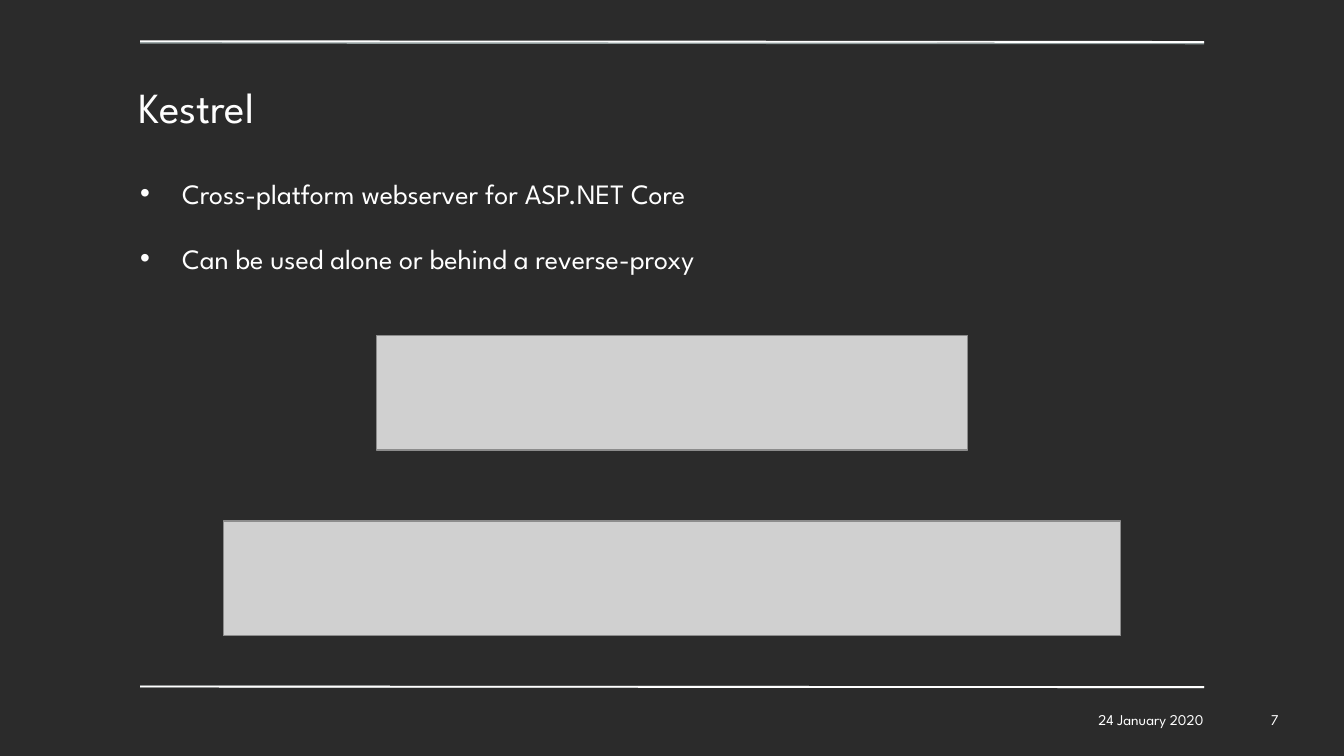
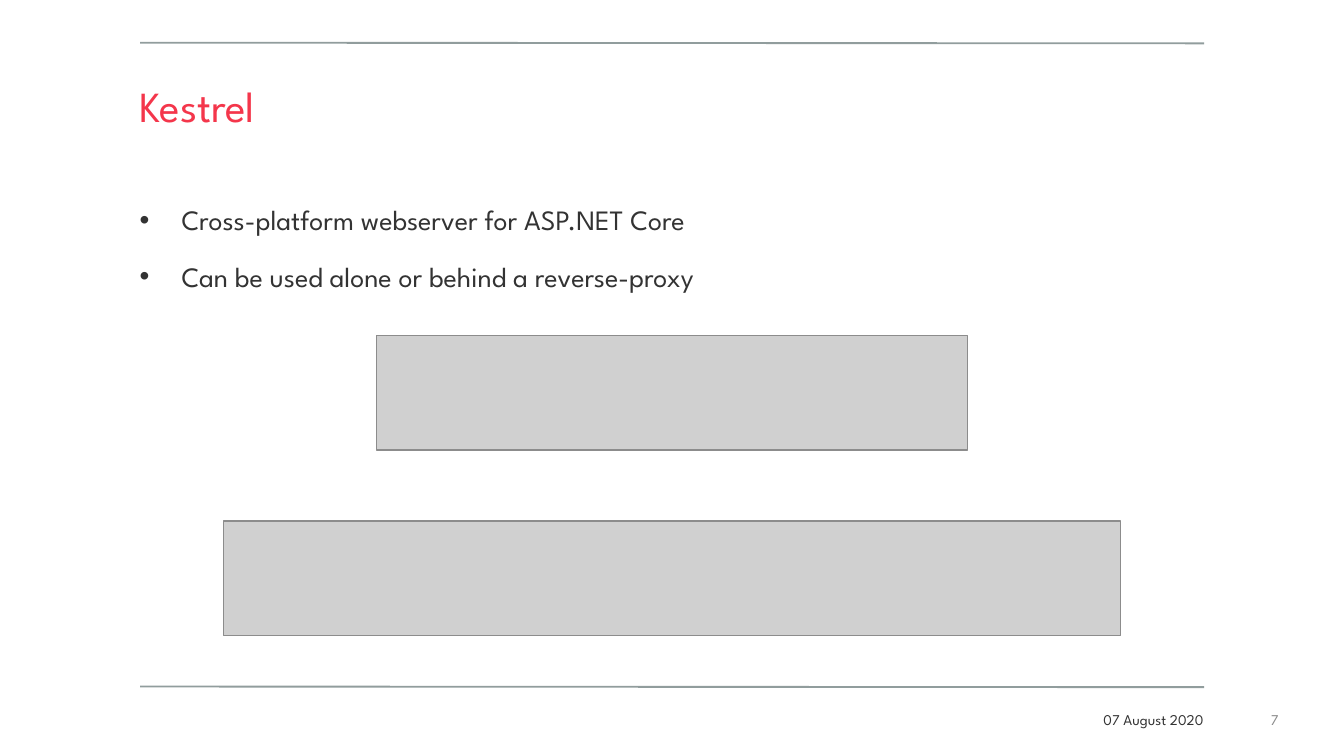
Before and after one commit to overbit/presentations, a slide deck: slide 7 of dotNET Core 3 in a nutshell.pptx. Drawn at 1344x756 pixels with LibreOffice and Linux fonts; fonts in the diff are those of the drawing; grey boxes stand for pictures; background and template pictures are left out; a plain dark background stands for a picture behind light text. Boxes give left, top, right and bottom in pixels: in the first picture for what was removed or moved away, otherwise in the second. Text is boxed around its words. In the diff, an @@ line names an element or a change of style, - is before the commit and + after.

```diff
--- a/dotNET Core 3 in a nutshell.pptx
+++ b/dotNET Core 3 in a nutshell.pptx
@@ background picture (left out) to #FFFFFF @@
@@ line removed from (140, 42) to (1204, 42) @@
@@ title "Kestrel" at [140,92,255,123]: text colour #FFFFFF to #F4364B @@
@@ text "Cross-platform webserver for ASP.NET Core": place and size @@
-text "Cross-platform webserver for ASP.NET Core" at [182,184,694,275]
+text "Cross-platform webserver for ASP.NET Core" at [182,210,694,293]
@@ text "Cross-platform webserver for ASP.NET Core" at [182,210,694,293]: text colour #FFFFFF to #333333; less space between paragraphs @@
@@ line removed from (140, 687) to (1204, 687) @@
@@ text at [1103,715,1204,729]: text changed; text colour #FFFFFF to #333333 @@
-24 January 2020
+07 August 2020
@@ page number at [1271,715,1279,725]: text colour #FFFFFF to #8C8C8C @@
```
Also in this commit, not shown: 6 other slides changed, 2 other files.
